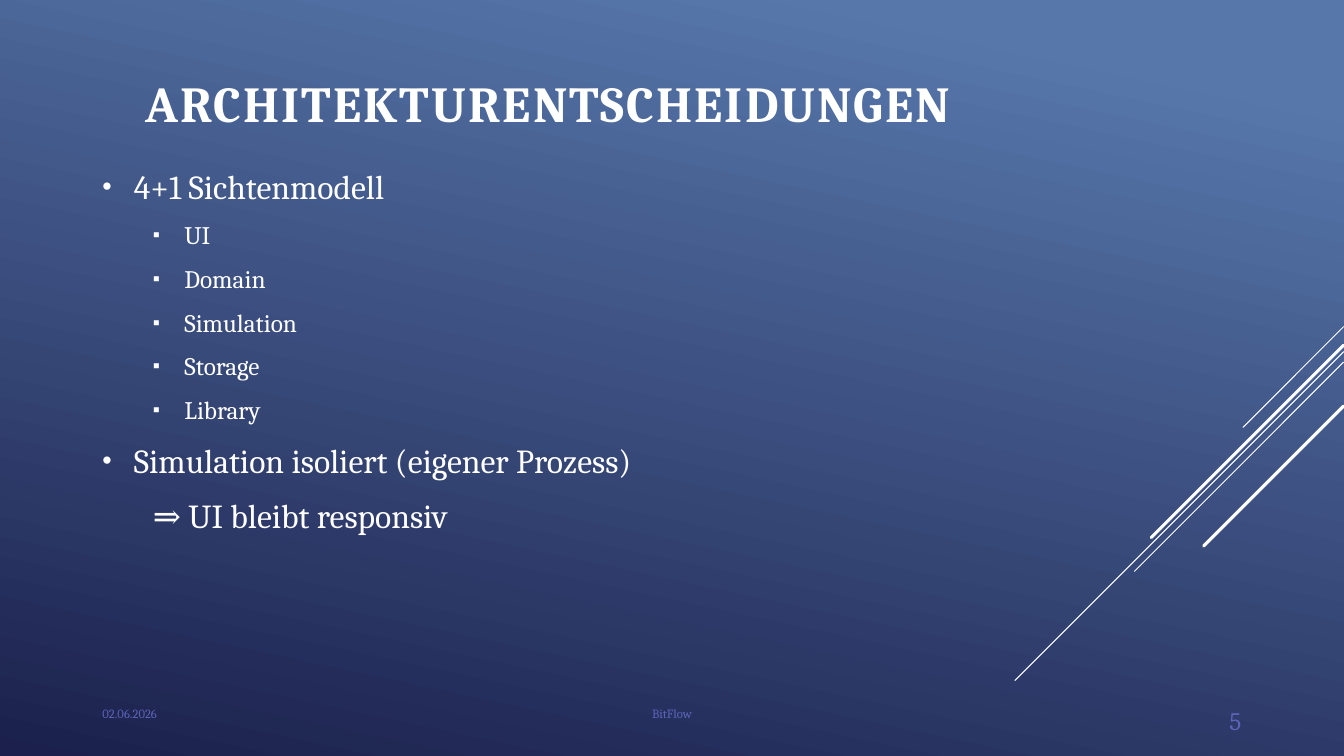
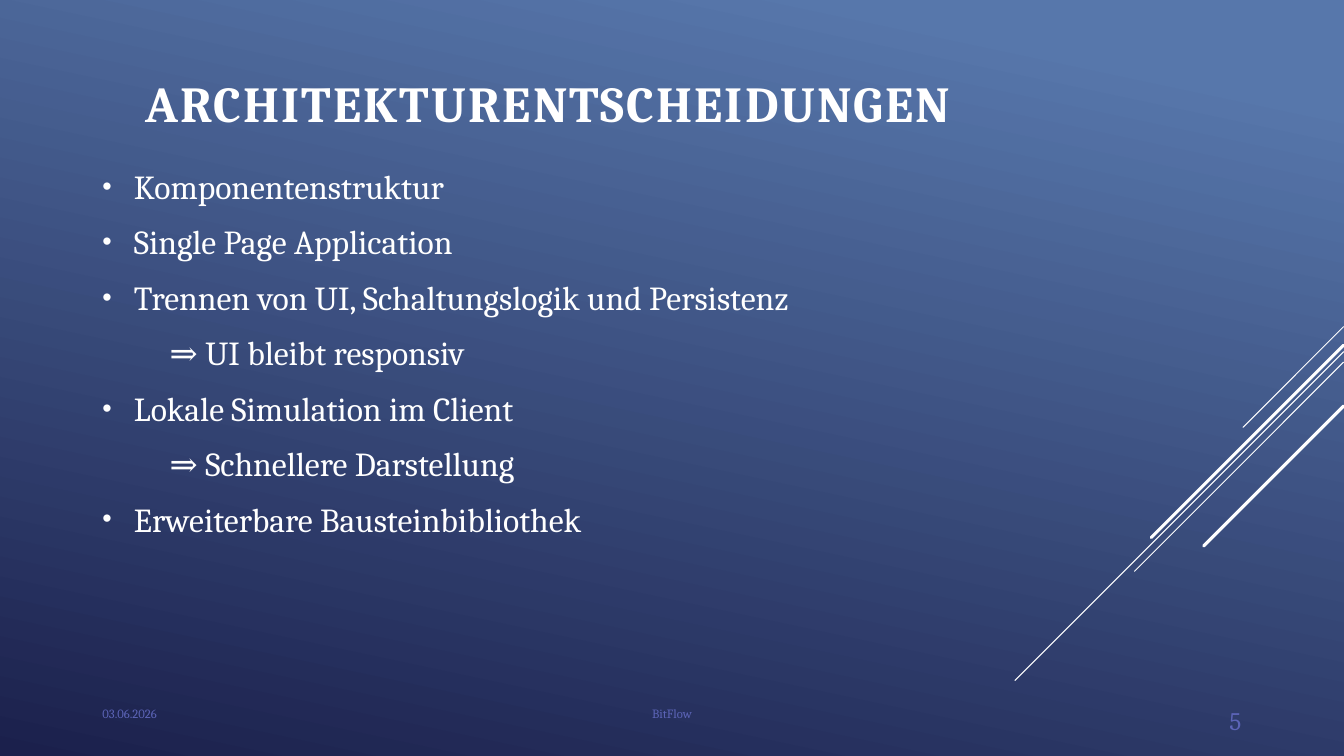
Before and after one commit to BitFlow-DHBW/BitFlow, a slide deck: slide 5 of docs/BitFlow - Abschlusspräsentation.pptx. Drawn at 1344x756 pixels with LibreOffice and Linux fonts; fonts in the diff are those of the drawing; background and template pictures are left out. Boxes give left, top, right and bottom in pixels: in the first picture for what was removed or moved away, otherwise in the second. Text is boxed around its words. In the diff, an @@ line names an element or a change of style, - is before the commit and + after.

Commit message:
Präsentation

```diff
--- a/docs/BitFlow - Abschlusspräsentation.pptx
+++ b/docs/BitFlow - Abschlusspräsentation.pptx
@@ text at <box>134,175,789,318</box>: text changed @@
-• 4+1 Sichtenmodell
-  ▪ UI
-  ▪ Domain
-  ▪ Simulation
-  ▪ Storage
-  ▪ Library
-• Simulation isoliert (eigener Prozess)
+• Komponentenstruktur
+• Single Page Application
+• Trennen von UI, Schaltungslogik und Persistenz
@@ text at <box>134,397,581,533</box>: paragraphs added @@
+• Lokale Simulation im Client
+⇒ Schnellere Darstellung
+• Erweiterbare Bausteinbibliothek
@@ text at <box>102,709,156,718</box>: text changed @@
-02.06.2026
+03.06.2026
```
Also in this commit, not shown: 24 other slides changed, 2 other files.
